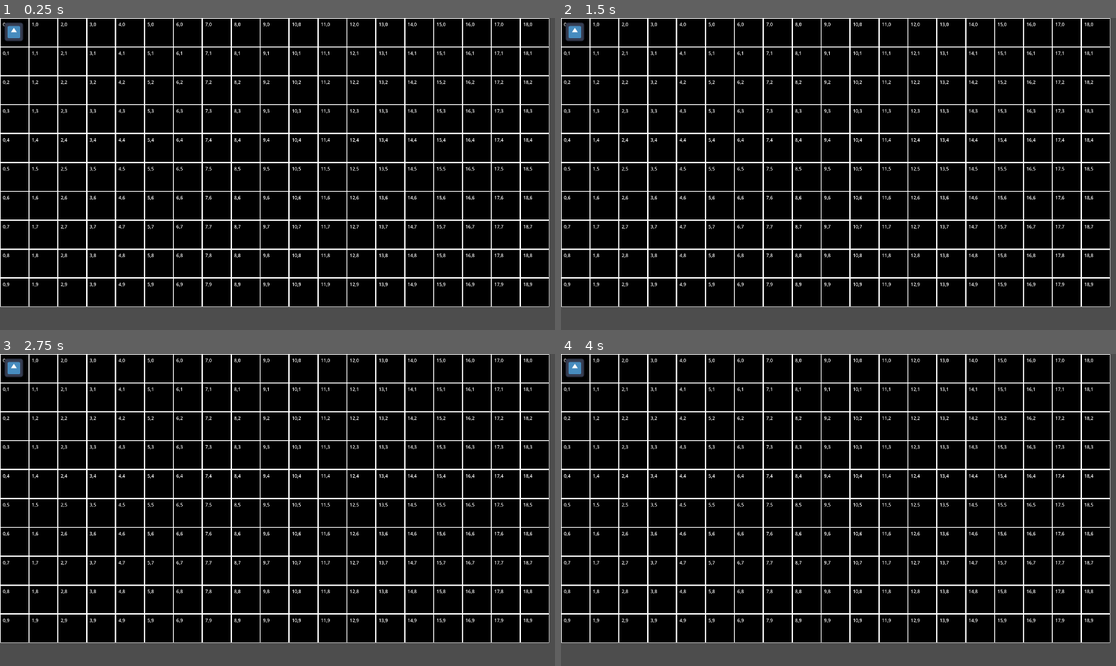
Above: before the commit, frames 1-4 (two rows, left to right).
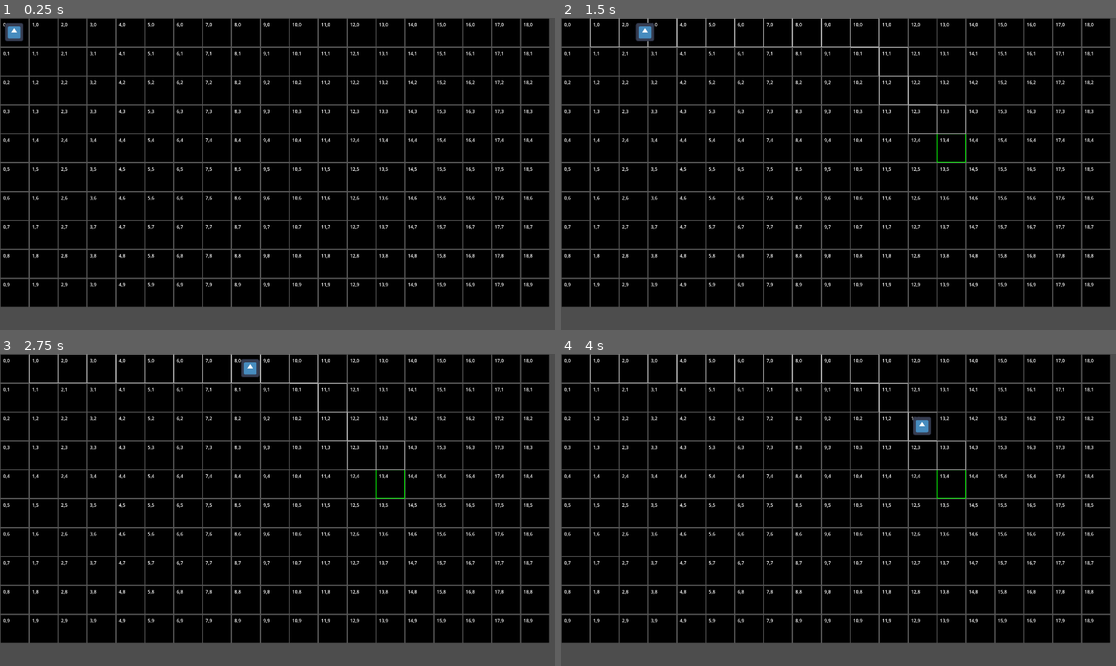
Above: after the commit, the same moments.

Repository: johnghall/gd-xcom-like
Game: Godot game, scene res://map.tscn
Same seed, same stepped clock (60 frames per second), same inputs: the game is played once before the commit and once after it. The engine's default icon, where the game draws it, is replaced by a stand-in: a white triangle on a blue panel in a dark square.
Inputs:
- Up to frame 1 (0.25 s): no input
- Up to frame 2 (1.5 s): tap Enter at 0.5 s
- Up to frame 3 (2.75 s): no input
- Up to frame 4 (4 s): no input

The runs differ from the first frame. In frame 1, 12% of the frame differs, in the area x 0-99%, y 0-93%; in frame 2, 12%; in frame 3, 12%; in frame 4, 12%.

Commit message:
feat: basic grid pathfinding

Diff:
--- /dev/null
+++ b/character/character.gd
@@ -0,0 +1,25 @@
+extends Node2D
+
+@export var game_coordinate: Vector2
+
+
+func move_character(coordinate_pxl: Vector2, coordinate_game: Vector2, duration: float) -> void:
+	var tween = get_tree().create_tween()
+	tween.tween_property(self, "position", coordinate_pxl, duration)
+	await tween.finished
+	game_coordinate = coordinate_game
+	return
+
+
+func get_game_path(start_coord_game: Vector2, target_coord_game: Vector2) -> Array[Vector2]:
+	if start_coord_game == target_coord_game:
+		return []
+	var diff = target_coord_game - start_coord_game
+	var new_start
+	if abs(diff.y) > abs(diff.x):
+		new_start = Vector2(start_coord_game.x, start_coord_game.y + (diff.y / abs(diff.y)))
+	else:
+		new_start = Vector2(start_coord_game.x + (diff.x / abs(diff.x)), start_coord_game.y)
+	var path_arr = get_game_path(new_start, target_coord_game)
+	path_arr.push_front(new_start)
+	return path_arr
--- a/character/character.tscn
+++ b/character/character.tscn
@@ -1,9 +1,11 @@
-[gd_scene load_steps=2 format=3 uid="uid://dxuvllqpkxxg3"]
+[gd_scene load_steps=3 format=3 uid="uid://dxuvllqpkxxg3"]
 
+[ext_resource type="Script" path="res://character/character.gd" id="1_5lf67"]
 [ext_resource type="Texture2D" uid="uid://4yaxun0tmnsh" path="res://icon.svg" id="1_th07r"]
 
 [node name="Character" type="Node2D"]
 z_index = 10
+script = ExtResource("1_5lf67")
 
 [node name="Sprite" type="Sprite2D" parent="."]
 position = Vector2(24, 24)
--- a/grid_square/grid_square.tscn
+++ b/grid_square/grid_square.tscn
@@ -7,6 +7,7 @@
 metadata/_edit_group_ = true
 
 [node name="Border" type="Sprite2D" parent="."]
+modulate = Color(0.366595, 0.366595, 0.366595, 1)
 position = Vector2(50, 50)
 scale = Vector2(100, 100)
 texture = SubResource("CanvasTexture_qdhw4")
--- a/map.gd
+++ b/map.gd
@@ -6,8 +6,13 @@
 @export var START_COORDINATES: Vector2
 
 var GRID_SQUARE_SIZE: Vector2
+var MOVE_TIME = 0.2
+var DARK_GRAY = Color(0.33, 0.33, 0.33)
+var GREEN = Color(0, 1, 0)
+var YELLOW = Color(0.66, 0.66, 0.66)
+
 var elapsed_time: float = 0
-var TIME_BETWEEN_JUMPS = 2
+var timeToNextJump = 1
 
 
 # Called when the node enters the scene tree for the first time.
@@ -19,16 +24,30 @@
 # Called every frame. 'delta' is the elapsed time since the previous frame.
 func _process(delta: float) -> void:
 	elapsed_time += delta
-	if elapsed_time >= TIME_BETWEEN_JUMPS:
+	if elapsed_time >= timeToNextJump:
 		elapsed_time = 0
 		var rng = RandomNumberGenerator.new()
 		var rand_coord = Vector2(
-			rng.randi_range(0, int(GRID_SIZE.x)), rng.randi_range(0, int(GRID_SIZE.y))
+			rng.randi_range(0, int(GRID_SIZE.x - 1)), rng.randi_range(0, int(GRID_SIZE.y - 1))
 		)
-		var character_node = get_node("Character")
+		var character = get_node("Character")
+		var path = character.get_game_path(character.game_coordinate, rand_coord)
+		timeToNextJump = MOVE_TIME * path.size() + 1
+		for coord in path:
+			var next_square = _get_grid_square_by_coordinate(coord)
+			next_square.get_node("Border").modulate = YELLOW
+
 		var target_square = _get_grid_square_by_coordinate(rand_coord)
-		character_node.position = target_square.position
-	pass
+		var border = target_square.get_node("Border")
+		border.modulate = GREEN
+
+		for coord in path:
+			var next_square = _get_grid_square_by_coordinate(coord)
+			await character.move_character(next_square.position, coord, MOVE_TIME)
+
+		for coord in path:
+			var next_square = _get_grid_square_by_coordinate(coord)
+			next_square.get_node("Border").modulate = DARK_GRAY
 
 
 func _instantiate_grid():
@@ -38,6 +57,7 @@
 			GRID_SQUARE_SIZE = new_square.get_child(0).scale
 			new_square.position = Vector2(GRID_SQUARE_SIZE.x * x, GRID_SQUARE_SIZE.y * y)
 			new_square.get_child(1).text = str(x) + "," + str(y)
+			new_square.get_node("Border").modulate = Color(0.33, 0.33, 0.33)
 			add_child(new_square)
 
 
@@ -46,9 +66,10 @@
 	var start_square = _get_grid_square_by_coordinate(Vector2(0, 0))
 	new_character.position = start_square.position
 	new_character.scale = Vector2(GRID_SQUARE_SIZE.x / 50, GRID_SQUARE_SIZE.y / 50)
+	new_character.game_coordinate = Vector2(0, 0)
 	add_child(new_character)
 
 
 func _get_grid_square_by_coordinate(coordinate: Vector2) -> Node:
-	var index = coordinate.y * GRID_SIZE.x + coordinate.x
+	var index = coordinate.x * GRID_SIZE.y + coordinate.y
 	return get_child(index)
--- a/map.tscn
+++ b/map.tscn
@@ -5,6 +5,7 @@
 [ext_resource type="PackedScene" uid="uid://dxuvllqpkxxg3" path="res://character/character.tscn" id="3_knkv1"]
 
 [node name="Map" type="Node2D"]
+position = Vector2(1, 1)
 script = ExtResource("1_mr5l1")
 GRID_SQUARE = ExtResource("2_7wglp")
 GRID_SIZE = Vector2(19, 10)
